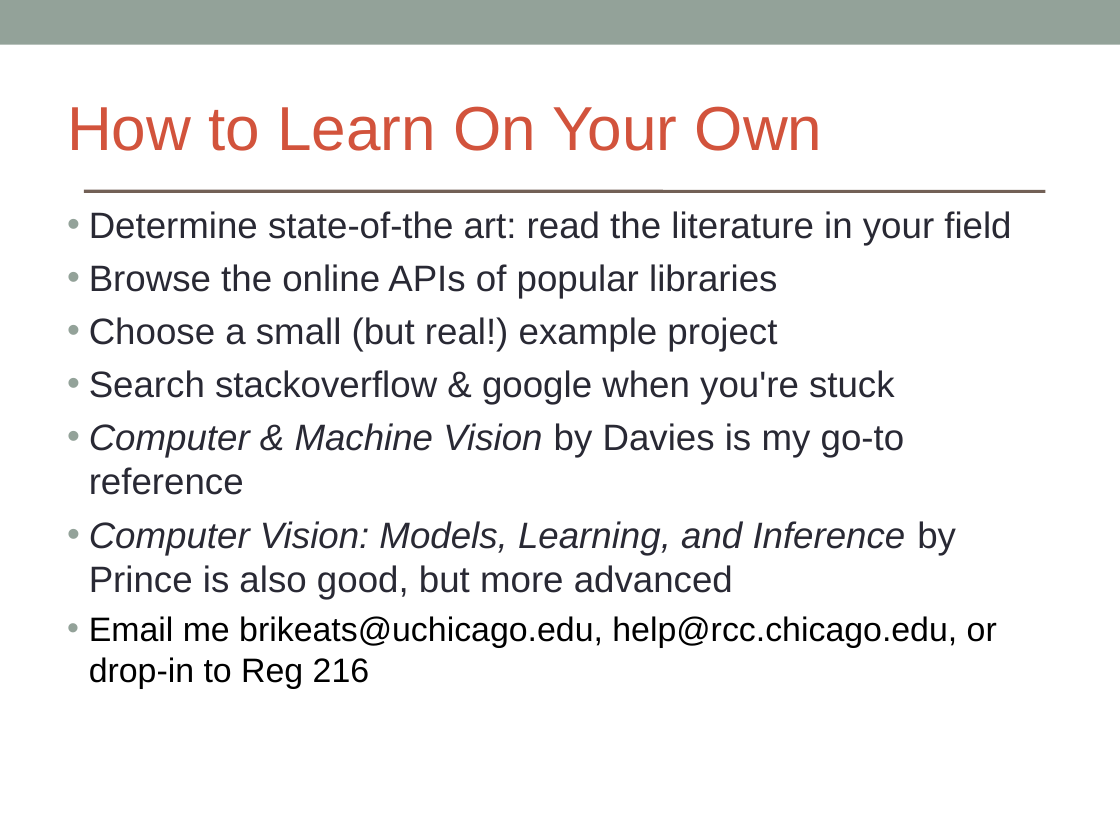
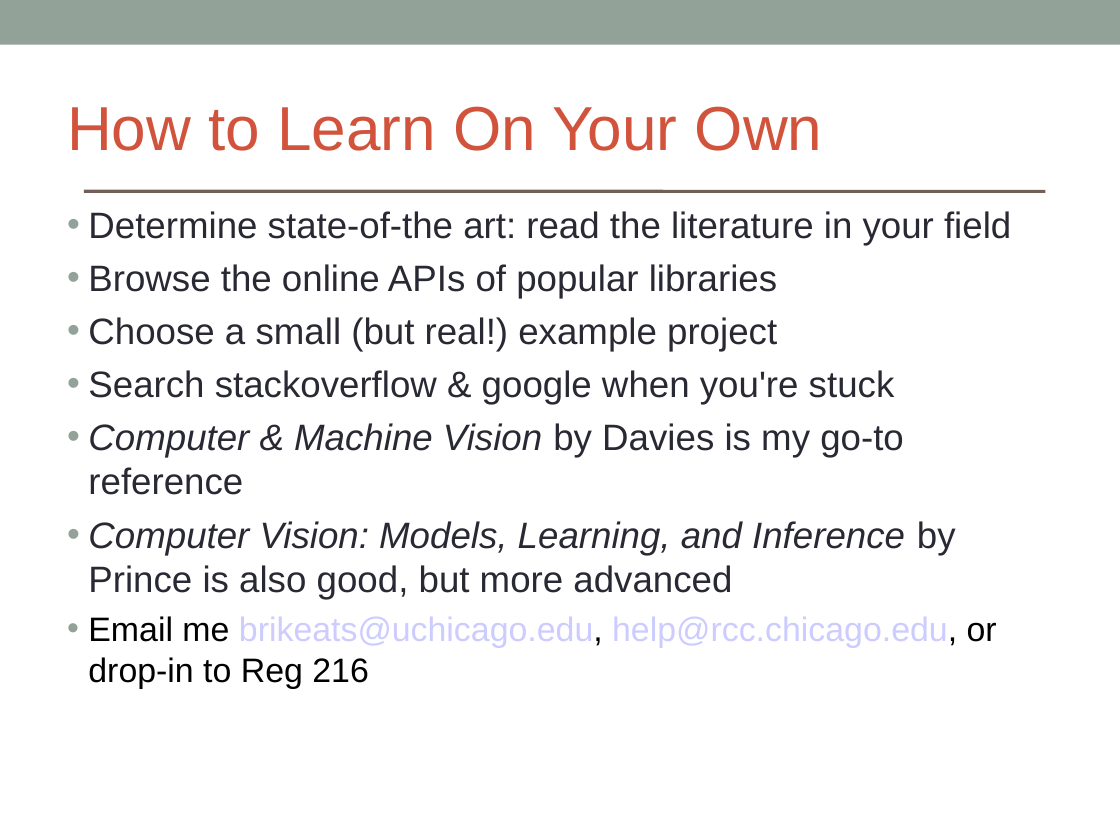
Before and after one commit to brikeats/Image-Analysis-in-Python, a slide deck: slide 18 of ImageAnalysisPython.ppt. Drawn at 1120x840 pixels with LibreOffice and Linux fonts; fonts in the diff are those of the drawing. Boxes give left, top, right and bottom in pixels: in the first picture for what was removed or moved away, otherwise in the second. Text is boxed around its words. In the diff, an @@ line names an element or a change of style, - is before the commit and + after.

```diff
--- a/ImageAnalysisPython.ppt
+++ b/ImageAnalysisPython.ppt
@@ text at (88, 616, 997, 689): text colour #000000 to #CCCCFF in "brikeats@uchicago.edu, help@rcc.chicago.edu," @@
```
Also in this commit, not shown: 7 other slides changed.
